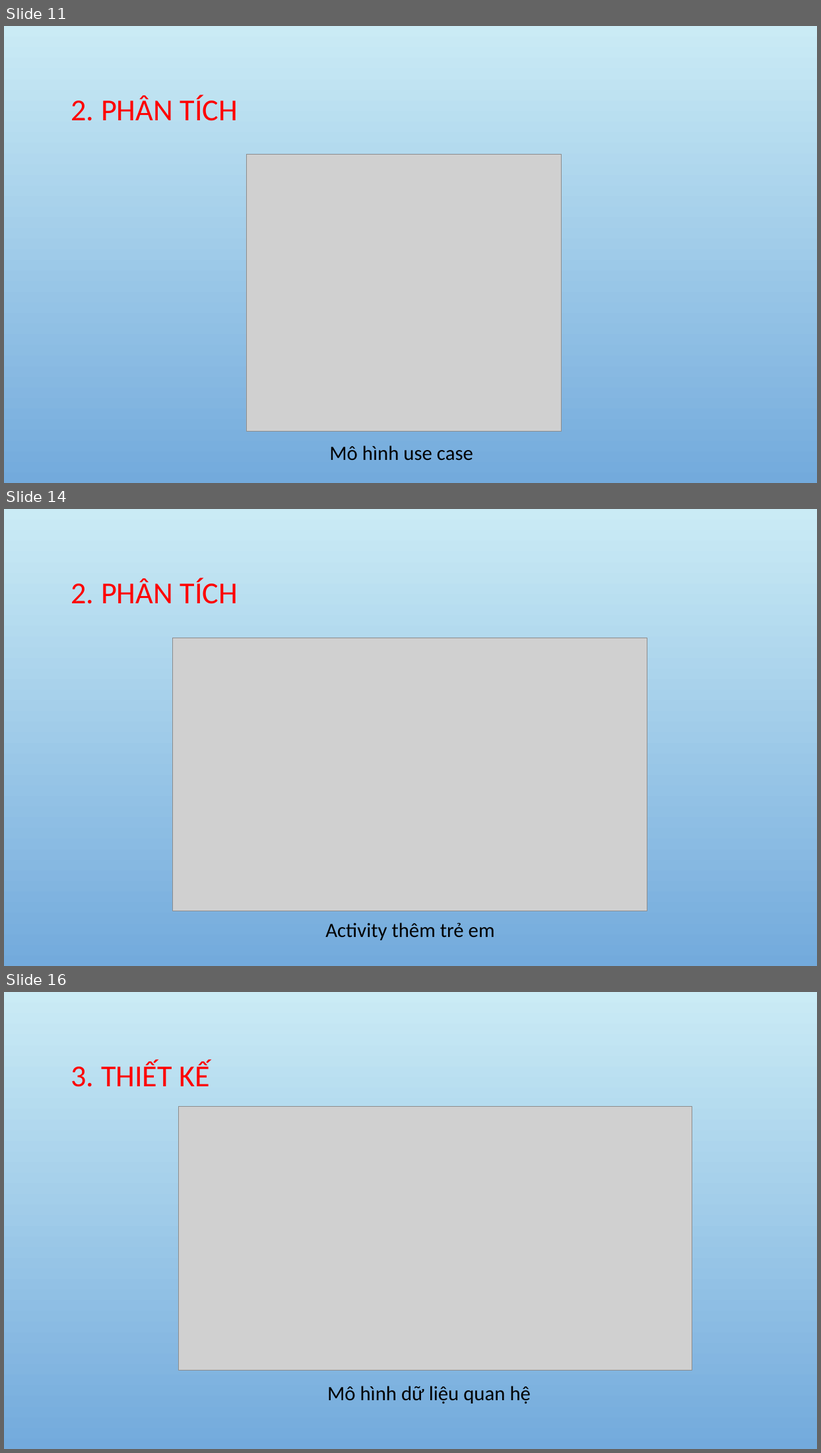
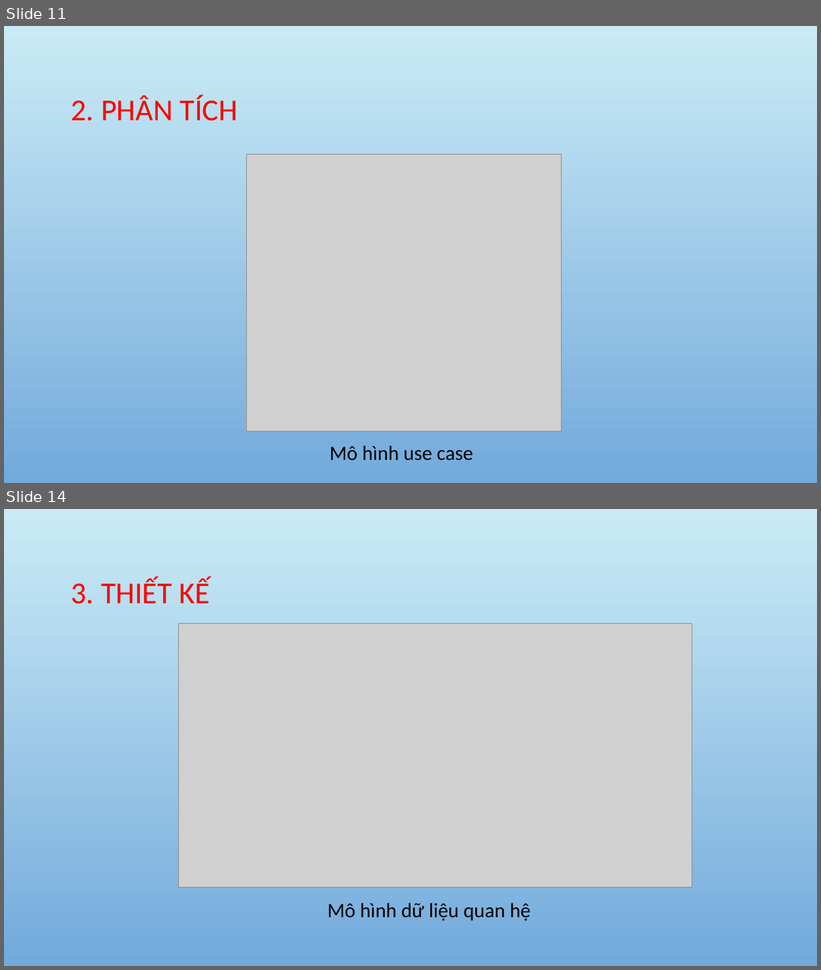
Before and after one commit to tuongthanh98/GraduationThsis, a slide deck: GraduationThsis_powpoint.pptx. Shown one above the other, each under a label of ours: slides 11, 14 and 16 before the commit, slides 11 and 14 after it; the slides between them are not shown. The pictures are 821x1453 and 821x970 pixels, drawn with LibreOffice and Linux fonts; fonts in the diff are those of the drawing; grey boxes stand for pictures; background and template pictures are left out. Boxes give left, top, right and bottom in pixels: in the first picture for what was removed or moved away, otherwise in the second. Text is boxed around its words. In the diff, an @@ line names an element or a change of style, - is before the commit and + after.

```diff
--- a/GraduationThsis_powpoint.pptx
+++ b/GraduationThsis_powpoint.pptx
@@ slide 14 removed at (4,509,817,966), background picture (left out) @@
@@ title removed at (71,578,238,604) @@
-2. PHÂN TÍCH
@@ picture removed at (172,638,647,912) @@
@@ text removed at (325,923,495,941) @@
-Activity thêm trẻ em
@@ what was slide 16 is now slide 14 @@
```
Also in this commit, not shown: 3 slides changed, 2 slides added, 3 other slides removed.
